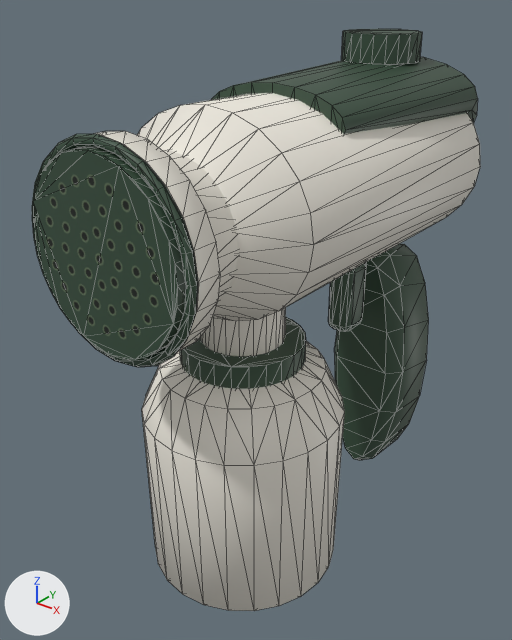
An edit to the FBX model Assets/KominkaHillside/Models/WashPremium/FoamCannon.fbx, drawn before and after from the same camera.
Rendered twice from a 50 mm camera at (0.154, -0.264, 0.164) aimed at (-0.014, -0.054, 0.034). The axes (+X, +Y, +Z) are drawn at lower left. The lights are the same throughout. The older version comes first. Mesh edges are drawn as thin lines. Where no turn or scale is listed for an object, it has been applied to the vertices.

Objects in the first picture: 'FoamCannon_Mesh'.
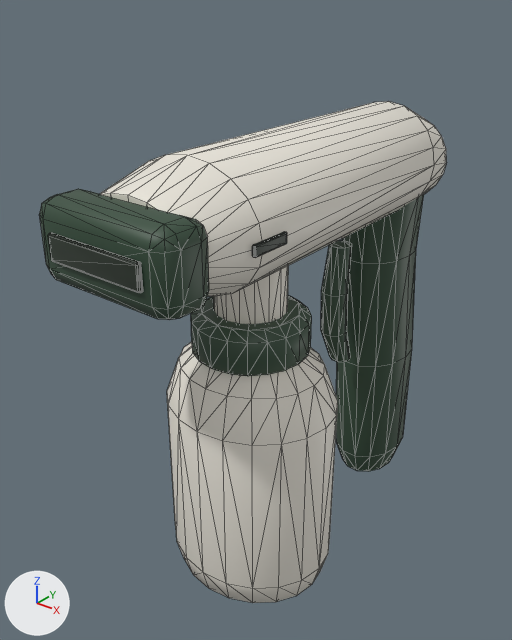
Edits to the bpy script that builds the scene:
```text
Change me_cannon_ceramic_housing:
    used by ob_foamcannon_mesh; location = (0.0, 0.0, 0.0)
    remove me_cannon_ceramic_housing.from_pydata(...)  # 828 vertices, 1616 faces; spans x -0.042..0.042, y -0.143..0.059, z -0.078..0.144
    add me_cannon_ceramic_housing.from_pydata(...)  # 646 vertices, 1252 faces; spans x -0.036..0.036, y -0.146..0.049, z -0.076..0.115
    me_cannon_ceramic_housing part 1: a new loose piece, a 16-sided cylinder along z spanning x -0.014..0.014, y -0.089..-0.061, z 0.043..0.073, in mat_premiumwash_tools
    me_cannon_ceramic_housing part 2: the loose piece of 120 vertices spanning x -0.04..0.04, y -0.12..-0.04, z -0.068..0.034 is rebuilt with 120 vertices and now spans x -0.036..0.036, y -0.107..-0.043, z -0.073..0.038
    me_cannon_ceramic_housing part 3: the loose piece of 96 vertices spanning x -0.042..0.042, y -0.115..0.049, z 0.056..0.128 is rebuilt with 80 vertices and now spans x -0.03..0.03, y -0.131..0.044, z 0.067..0.115
    me_cannon_ceramic_housing part 4: the loose piece of 64 vertices spanning x -0.02..0.02, y 0.012..0.059, z -0.078..0.051 is rebuilt with 70 vertices and now spans x -0.018..0.018, y 0.001..0.049, z -0.076..0.077
    me_cannon_ceramic_housing part 5: the loose piece of 56 vertices spanning x -0.006..0.006, y -0.013..0.004, z 0.016..0.05 is rebuilt with 40 vertices and now spans x -0.006..0.006, y -0.022..-0.003, z 0.001..0.059
    me_cannon_ceramic_housing part 6: the loose piece of 48 vertices spanning x -0.024..0.024, y -0.104..-0.056, z 0.029..0.041 is rebuilt with 80 vertices and now spans x -0.023..0.023, y -0.098..-0.052, z 0.032..0.051
    me_cannon_ceramic_housing part 7: a new loose piece of 56 vertices spanning x -0.029..0.029, y -0.145..-0.125, z 0.077..0.105, in mat_premiumwash_tools
    me_cannon_ceramic_housing part 8: a new loose piece of 56 vertices spanning x -0.02..0.02, y -0.146..-0.145, z 0.087..0.096, in mat_premiumwash_tools
    me_cannon_ceramic_housing part 9: a new loose piece of 56 vertices spanning x 0.03..0.031, y -0.111..-0.095, z 0.089..0.093, in mat_premiumwash_tools
    me_cannon_ceramic_housing part 10: the loose piece of 60 vertices spanning x -0.037..0.037, y -0.063..0.05, z 0.094..0.134 is deleted
    me_cannon_ceramic_housing part 11: the loose piece of 40 vertices spanning x -0.016..0.016, y -0.096..-0.064, z 0.036..0.063 is deleted
    me_cannon_ceramic_housing part 12: the loose piece of 40 vertices spanning x -0.016..0.016, y -0.006..0.026, z 0.132..0.144 is deleted
    me_cannon_ceramic_housing part 13: 304 vertices removed from x -0.035..0.035, y -0.143..-0.106, z 0.056..0.126
    other edits to the shape of me_cannon_ceramic_housing do not show in these pictures
```

Boxes (x1, y1, x2, y2) around the edits, measured in the pictures (512 x 640 px):
'FoamCannon_Mesh', reshaped (9% narrower, 14% shorter): before (32, 29, 480, 611); after (39, 101, 446, 603)
part 1 of me_cannon_ceramic_housing, added: after (214, 265, 289, 324)
part 2 of me_cannon_ceramic_housing, rebuilt (16% narrower): before (142, 341, 345, 611); after (167, 342, 338, 603)
part 3 of me_cannon_ceramic_housing, rebuilt (14% shorter): before (137, 93, 480, 321); after (100, 101, 446, 297)
part 4 of me_cannon_ceramic_housing, rebuilt (7% narrower, 28% taller): before (334, 244, 429, 460); after (336, 194, 424, 471)
part 5 of me_cannon_ceramic_housing, rebuilt: before (328, 263, 367, 331); after (321, 241, 352, 362)
part 6 of me_cannon_ceramic_housing, rebuilt: before (180, 317, 306, 389); after (191, 295, 312, 376)
part 7 of me_cannon_ceramic_housing, added: after (39, 189, 209, 320)
part 8 of me_cannon_ceramic_housing, added: after (48, 233, 143, 293)
part 9 of me_cannon_ceramic_housing, added: after (252, 232, 287, 257)
part 10 of me_cannon_ceramic_housing, deleted: before (211, 57, 478, 134)
part 11 of me_cannon_ceramic_housing, deleted: before (201, 307, 286, 356)
part 12 of me_cannon_ceramic_housing, deleted: before (341, 29, 422, 65)
part 13 of me_cannon_ceramic_housing, deleted: before (32, 131, 238, 367)
